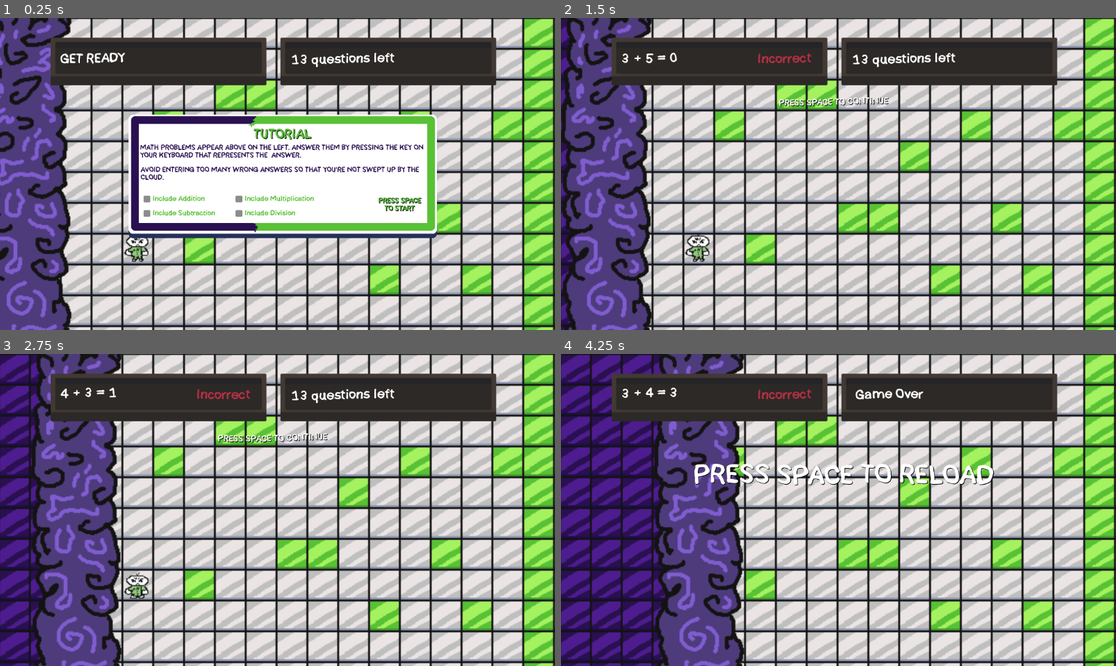
Above: before the commit, frames 1-4 (two rows, left to right).
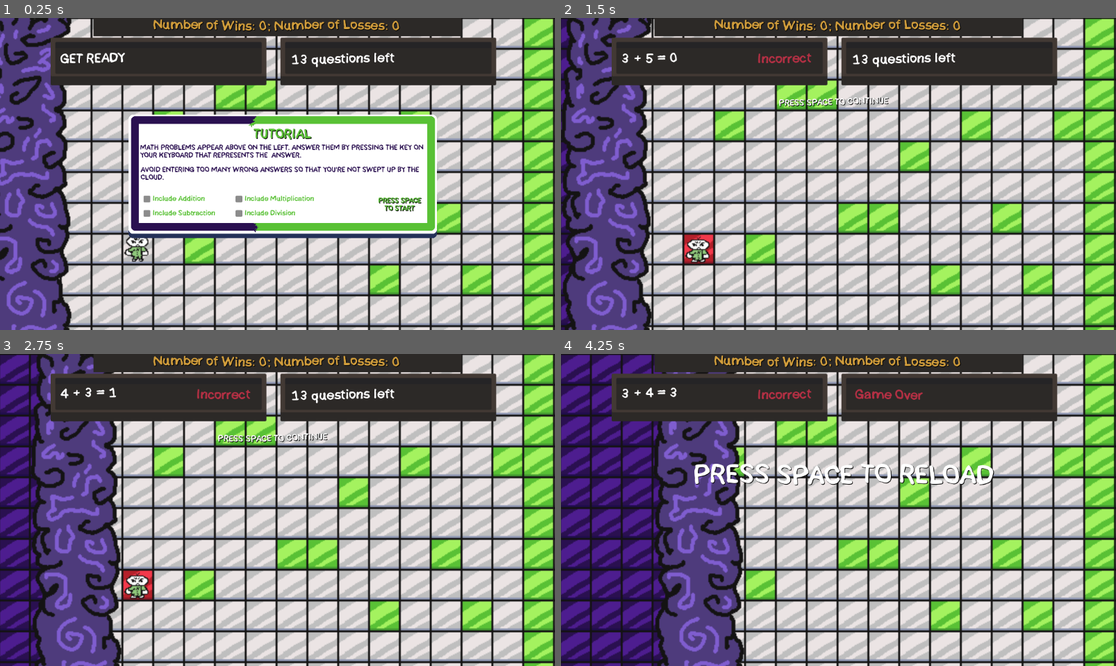
Above: after the commit, the same moments.

Repository: MxInput/Key-Running
Game: Godot game, scene res://nodes/game.tscn
The game is run twice, just before and just after one commit, with the same random seed, the same clock (stepped at 60 frames per second) and the same inputs.
Inputs (mouse positions are in pixels of both pictures, inside the frame that each line leads up to):
- Up to frame 1 (0.25 s): no input
- Up to frame 2 (1.5 s): click "Include Addition" at 0.5 s; tap Space (Space) at 1.25 s; move the mouse to (960, 158) at 1.27 s; hold Right from 1.28 s (still down); hold 0 (0) from 1.28 s (still down); click (960, 158) at 1.42 s
- Up to frame 3 (2.75 s): tap 1 (1) at 1.55, 2.1 s; tap Space (Space) at 2 s; move the mouse to (166, 525) at 2.02 s; release Right at 2.03 s; release 0 (0) at 2.03 s; hold Down from 2.03 s (still down); tap 2 (2) at 2.3 s
- Up to frame 4 (4.25 s): tap Space (Space) at 2.75, 3.5 s; move the mouse to (894, 441) at 2.77 s; release Down at 2.78 s; hold Right 2.78-3.53 s; hold 2 (2) 2.78-3.53 s; tap 3 (3) at 3.05, 3.6 s; move the mouse to (810, 572) at 3.52 s; hold Up from 3.53 s (still down); click (810, 572) at 3.67 s; tap 4 (4) at 3.8 s

The runs differ from the first frame. In frame 1, 3.7% of the frame differs, in the area x 16-84%, y 0-7%; in frame 2, 4.2%, in the area x 16-84%, y 0-79%; in frame 3, 3.9%; in frame 4, 3.8%.

Commit message:
adding completion effects

Diff:
--- a/nodes/game.tscn
+++ b/nodes/game.tscn
@@ -77,7 +77,7 @@
 
 [node name="Game" type="Node" unique_id=905534404]
 
-[node name="Place" type="Node" parent="." unique_id=66689885 node_paths=PackedStringArray("place_display", "player", "tiles", "generation", "reload_text", "continue_text")]
+[node name="Place" type="Node" parent="." unique_id=66689885 node_paths=PackedStringArray("place_display", "player", "tiles", "generation", "reload_text", "continue_text", "green_particles", "purple_particles")]
 script = ExtResource("1_cpdmu")
 place_display = NodePath("../CanvasLayer/Place/Label")
 player = NodePath("../Player")
@@ -85,8 +85,10 @@
 generation = NodePath("../Generate")
 reload_text = NodePath("../CanvasLayer/Reload")
 continue_text = NodePath("../CanvasLayer/Continue")
-
-[node name="Generate" type="Node" parent="." unique_id=1099294717 node_paths=PackedStringArray("problem_text", "correct_text", "place_handler", "cloud", "tutorial_screen", "options_screen", "continue_text", "winLossTeller", "player")]
+green_particles = NodePath("../Player/green")
+purple_particles = NodePath("../Player/purple")
+
+[node name="Generate" type="Node" parent="." unique_id=1099294717 node_paths=PackedStringArray("problem_text", "correct_text", "place_handler", "cloud", "tutorial_screen", "options_screen", "continue_text", "winLossTeller", "player", "tiles")]
 script = ExtResource("1_hneav")
 problem_text = NodePath("../CanvasLayer/Problem/ProblemLabel")
 correct_text = NodePath("../CanvasLayer/Problem/CorrectLabel")
@@ -97,6 +99,7 @@
 continue_text = NodePath("../CanvasLayer/Continue")
 winLossTeller = NodePath("../CanvasLayer/WinLossTeller")
 player = NodePath("../Player")
+tiles = NodePath("../TileMapLayer")
 
 [node name="Timer" type="Timer" parent="Generate" unique_id=1688733236]
 one_shot = true
@@ -419,7 +422,6 @@
 vertical_alignment = 1
 
 [node name="WinLossTeller" type="ColorRect" parent="CanvasLayer" unique_id=693452388]
-visible = false
 offset_left = 194.0
 offset_top = -2.0
 offset_right = 958.0
@@ -446,13 +448,13 @@
 tile_map_data = PackedByteArray("AAAAAAAAAwAAAAAAAAAAAAEAAwAAAAAAAAAAAAIAAwAAAAAAAAAAAAMAAwAAAAAAAAAAAAQAAwAAAAAAAAAAAA …(24224 unchanged characters)…
 tile_set = SubResource("TileSet_flw6b")
 script = ExtResource("8_fjk5n")
-topy = 2
-boty = 9
-topx = 17
-botx = 5
+top_y = 2
+bot_y = 9
+top_x = 17
+bot_x = 5
 
 [node name="Cloud" type="Sprite2D" parent="." unique_id=784096585 node_paths=PackedStringArray("tiles", "player", "generation", "place_display", "reload_text", "continue_text")]
-z_index = 1
+z_index = 2
 position = Vector2(28, 176)
 texture = ExtResource("5_flw6b")
 script = ExtResource("10_uodeg")
@@ -476,10 +478,44 @@
 platform_floor_layers = 4294967040
 script = ExtResource("10_ff8ca")
 
+[node name="green" type="CPUParticles2D" parent="Player" unique_id=1493176654]
+position = Vector2(0, -19)
+emitting = false
+amount = 16
+one_shot = true
+explosiveness = 0.6
+randomness = 0.2
+direction = Vector2(0, -1)
+gravity = Vector2(0, 100)
+initial_velocity_min = 100.0
+initial_velocity_max = 100.0
+angular_velocity_max = 100.0
+orbit_velocity_max = 0.1
+scale_amount_min = 6.0
+scale_amount_max = 10.0
+color = Color(0.34901962, 0.75686276, 0.20784314, 1)
+
+[node name="purple" type="CPUParticles2D" parent="Player" unique_id=2116960250]
+position = Vector2(0, -19)
+emitting = false
+amount = 16
+one_shot = true
+explosiveness = 0.6
+randomness = 0.2
+direction = Vector2(0, -1)
+gravity = Vector2(0, 100)
+initial_velocity_min = 100.0
+initial_velocity_max = 100.0
+angular_velocity_max = 100.0
+orbit_velocity_max = 0.1
+scale_amount_min = 6.0
+scale_amount_max = 10.0
+color = Color(0.30588236, 0.23137255, 0.4862745, 1)
+
 [node name="Player" type="AnimatedSprite2D" parent="Player" unique_id=1821169029]
 sprite_frames = SubResource("SpriteFrames_dv0a3")
 autoplay = "default"
-frame_progress = 0.3737097
+frame_progress = 0.56317526
 
 [node name="CollisionShape2D" type="CollisionShape2D" parent="Player" unique_id=123998480]
 position = Vector2(-0.5, 0.5)
@@ -487,6 +523,7 @@
 
 [node name="Hat" type="Sprite2D" parent="Player" unique_id=265277955]
 visible = false
+z_index = 1
 position = Vector2(-1, -19)
 texture = ExtResource("15_15wb7")
 
--- a/scripts/chase.gd
+++ b/scripts/chase.gd
@@ -8,25 +8,27 @@
 
 @export var place_display : RichTextLabel;
 
-var current_row = 0;
+@export var reload_text : RichTextLabel;
+@export var continue_text : RichTextLabel;
 
-@export var reload_text : RichTextLabel;
-
-@export var continue_text : RichTextLabel;
+var current_row := 0;
 
 func advance() -> void:
 	current_row += 1;
 
 	position = Vector2(tiles.to_global(tiles.map_to_local(Vector2i(current_row, 0))).x, position.y);
 
-	for tile_y in tiles.boty + 2:
+	for tile_y in tiles.bot_y + 2:
 		tiles.set_cell(Vector2i(current_row, tile_y), 3, Vector2i(0,0));
 
 	if (current_row >= player.current_row):
 		generation.dead = true;
+
 		TutorialStatus.losses += 1;
 		TutorialStatus.last_won = false;
-		place_display.text = "[wave] Game Over";
+
+		place_display.text = "[tornado freq=15 radius=1] Game Over";
+		place_display.modulate = Color(0.706, 0.188, 0.268, 1.0);
+
 		continue_text.visible = false;
-
 		reload_text.visible = true;
--- a/scripts/generate_problem.gd
+++ b/scripts/generate_problem.gd
@@ -1,6 +1,6 @@
 extends Node
 
-@onready var propeller_texture : Texture2D = preload("res://images/propeller_hat.png")
+@onready var propeller_texture : Texture2D = preload("res://images/propeller_hat.png");
 
 var generated = false;
 var answered = false;
@@ -9,8 +9,8 @@
 var selected_options := false;
 var completed_tutorial := false;
 
-var max_minuend = 100;
-var max_addend = 9;
+const max_minuend = 100;
+const max_addend = 9;
 
 var include_add := false;
 var include_min := false;
@@ -21,7 +21,6 @@
 
 @export var problem_text : RichTextLabel;
 @export var correct_text : RichTextLabel;
-var current_answer = -1;
 
 @export var place_handler : Node;
 
@@ -38,7 +37,11 @@
 
 @export var player : CharacterBody2D;
 
-var selected_problems = []
+@export var tiles : TileMapLayer;
+
+var selected_problems = [];
+
+var current_answer = -1;
 
 func _ready() -> void:
 	if (!TutorialStatus.tutorial):
@@ -46,9 +49,11 @@
 	else:
 		options_screen.visible = true;
 
-		player.find_child("Hat").visible = true;
+		var found_hat := player.find_child("Hat");
+		found_hat.visible = true;
+
 		if (!TutorialStatus.last_won):
-			player.find_child("Hat").texture = propeller_texture;
+			found_hat.texture = propeller_texture;
 
 	if (TutorialStatus.wins > 0 || TutorialStatus.losses > 0):
 		winLossTeller.visible = true;
@@ -123,24 +128,34 @@
 		if (selected_options || completed_tutorial):
 			if event.is_action_pressed("1") && !answered && !dead && !victory:
 				pickAnswer(1);
+
 			elif event.is_action_pressed("2") && !answered && !dead && !victory:
 				pickAnswer(2);
+
 			elif event.is_action_pressed("3") && !answered && !dead && !victory:
 				pickAnswer(3);
+
 			elif event.is_action_pressed("4") && !answered && !dead && !victory:
 				pickAnswer(4);
+
 			elif event.is_action_pressed("5") && !answered && !dead && !victory:
 				pickAnswer(5);
+
 			elif event.is_action_pressed("6") && !answered && !dead && !victory:
 				pickAnswer(6);
+
 			elif event.is_action_pressed("7") && !answered && !dead && !victory:
 				pickAnswer(7);
+
 			elif event.is_action_pressed("8") && !answered && !dead && !victory:
 				pickAnswer(8);
+
 			elif event.is_action_pressed("9") && !answered && !dead && !victory:
 				pickAnswer(9);
+
 			elif event.is_action_pressed("0") && !answered && !dead && !victory:
 				pickAnswer(0);
+
 			elif event.is_action_pressed("Space"):
 				if (answered && generated):
 					generated = false;
@@ -218,6 +233,7 @@
 	else:
 		correct_text.text = "[wave]Incorrect";
 		correct_text.modulate = Color(0.706, 0.188, 0.268, 1.0);
+		tiles.set_cell(tiles.local_to_map(tiles.to_local(player.position)), 2, Vector2i(0,0))
 
 	cloud.advance();
 
--- a/scripts/pick_tiles.gd
+++ b/scripts/pick_tiles.gd
@@ -1,18 +1,18 @@
 extends TileMapLayer
 
-@export var topy : int;
-@export var boty : int;
+@export var top_y : int;
+@export var bot_y : int;
 
-@export var topx : int;
-@export var botx : int;
+@export var top_x : int;
+@export var bot_x : int;
 
 var selected_tiles = [];
 
 func _ready() -> void:
-	var num_tiles = topx - botx + 1;
+	var num_tiles = top_x - bot_x + 1;
 
 	for tile in num_tiles:
-		var y_val = randi_range(topy, boty);
+		var y_val = randi_range(top_y, bot_y);
 
-		set_cell(Vector2i(botx + tile, y_val), 1, Vector2i(0,0));
-		selected_tiles.push_back(to_global(map_to_local(Vector2i(botx + tile, y_val))));
+		set_cell(Vector2i(bot_x + tile, y_val), 1, Vector2i(0,0));
+		selected_tiles.push_back(to_global(map_to_local(Vector2i(bot_x + tile, y_val))));
--- a/scripts/placement_handler.gd
+++ b/scripts/placement_handler.gd
@@ -1,7 +1,7 @@
 extends Node
 
-var place = 0;
-@export var final_place = 13;
+var place := 0;
+@export var final_place := 13;
 
 @export var place_display : RichTextLabel;
 
@@ -15,6 +15,9 @@
 
 @export var continue_text : RichTextLabel;
 
+@export var green_particles : CPUParticles2D;
+@export var purple_particles : CPUParticles2D;
+
 func _ready() -> void:
 	place_display.text = "[wave]" + str(final_place - place) + " questions left";
 
@@ -23,10 +26,13 @@
 	place_display.text = "[wave]" + str(final_place - place) + " questions left";
 
 	if (place == final_place):
+		green_particles.emitting = true;
+		purple_particles.emitting = true;
+
 		TutorialStatus.wins += 1;
 		TutorialStatus.last_won = true;
 
-		place_display.text = "[wave] Complete";
+		place_display.text = "[rainbow][tornado radius=2 freq=10] Complete";
 		generation.victory = true;
 
 		reload_text.visible = true;
--- a/scripts/relocate.gd
+++ b/scripts/relocate.gd
@@ -1,15 +1,15 @@
 extends CharacterBody2D
 
-var moving = false;
+var moving := false;
 var current_pos;
 
-var current_row = 4;
+var current_row := 4;
 
-const SPEED = 3.0;
+const SPEED := 3.0;
 
 func _process(delta: float) -> void:
 	if (moving):
-		position = position.move_toward(current_pos, SPEED)
+		position = position.move_toward(current_pos, SPEED);
 
 		if (current_pos.x - position.x < 1 && current_pos.x - position.x > -1):
 			if (current_pos.y - position.y < 1 && current_pos.y - position.y > -1):
--- a/scripts/tutorial_status.gd
+++ b/scripts/tutorial_status.gd
@@ -1,6 +1,6 @@
 extends Node
 
-var tutorial = false;
+var tutorial := false;
 var wins := 0;
 var losses := 0;
 
